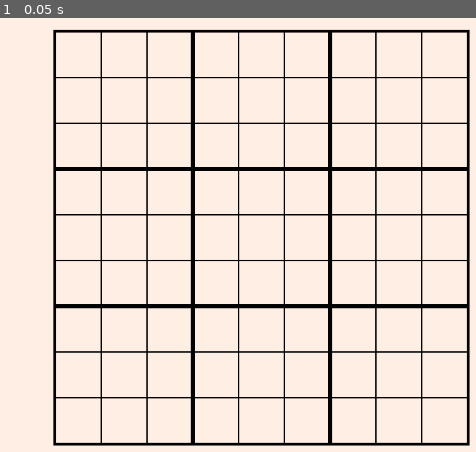
Above: before the commit, frame 1.
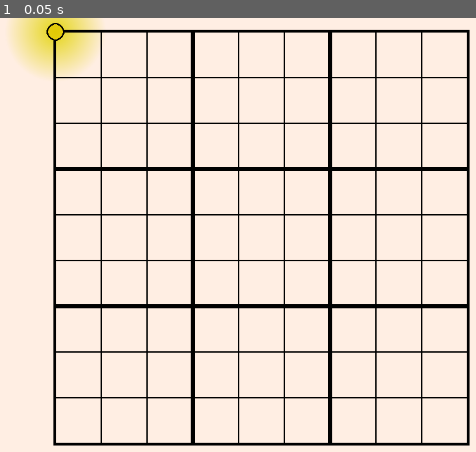
Above: after the commit, the same moment.

Repository: vojtechgolik/LDJAM-56
Game: Godot game, scene res://scenes/level.tscn
The game is run twice, just before and just after one commit, with the same random seed, the same clock (stepped at 60 frames per second) and the same inputs.
Inputs:
- Up to frame 1 (0.05 s): no input

The runs differ from the first frame. In frame 1, 2.0% of the frame differs, in the area x 2-22%, y 0-14%.

Commit message:
added lamp

Diff:
--- /dev/null
+++ b/scenes/lamp.tscn
@@ -0,0 +1,13 @@
+[gd_scene load_steps=3 format=3 uid="uid://gvfjfalifi6a"]
+
+[ext_resource type="Texture2D" uid="uid://c6yqp1in7khlt" path="res://img/lamp.png" id="1_cnfsv"]
+[ext_resource type="Texture2D" uid="uid://dei0f7bb8stvv" path="res://img/light.png" id="2_w6kky"]
+
+[node name="Lamp" type="Sprite2D"]
+texture = ExtResource("1_cnfsv")
+
+[node name="PointLight2D" type="PointLight2D" parent="."]
+color = Color(1, 1, 0.113725, 0.898039)
+blend_mode = 2
+texture = ExtResource("2_w6kky")
+texture_scale = 1.15
--- a/scenes/level.tscn
+++ b/scenes/level.tscn
@@ -1,7 +1,8 @@
-[gd_scene load_steps=5 format=4 uid="uid://bwdkrbcwjsh0i"]
+[gd_scene load_steps=6 format=4 uid="uid://bwdkrbcwjsh0i"]
 
 [ext_resource type="Texture2D" uid="uid://binbr28ksjo12" path="res://img/bg.png" id="1_o1tti"]
 [ext_resource type="Texture2D" uid="uid://bgaoydp2i44wu" path="res://img/grid_tileset.png" id="2_hwt70"]
+[ext_resource type="PackedScene" uid="uid://gvfjfalifi6a" path="res://scenes/lamp.tscn" id="3_3rtoc"]
 
 [sub_resource type="TileSetAtlasSource" id="TileSetAtlasSource_000y4"]
 texture = ExtResource("2_hwt70")
@@ -1114,3 +1115,5 @@
 position = Vector2(80, 20)
 tile_map_data = PackedByteArray("AAAAAAAAAAAAAAAAAAABAAAAAAAAAAAAAAACAAAAAAAFAAAAAAADAAAAAAAGAAAAAAAEAAAAAAAAAAAAAAAFAA …(1856 unchanged characters)…
 tile_set = SubResource("TileSet_q70lc")
+
+[node name="Lamp" parent="TileMapLayer" instance=ExtResource("3_3rtoc")]
Binary file removed: img/grid.png
Binary file added: img/lamp.png
Not shown, added: img/lamp.png.import
Binary file added: img/light.png
Not shown, changed: img/light.png.import
